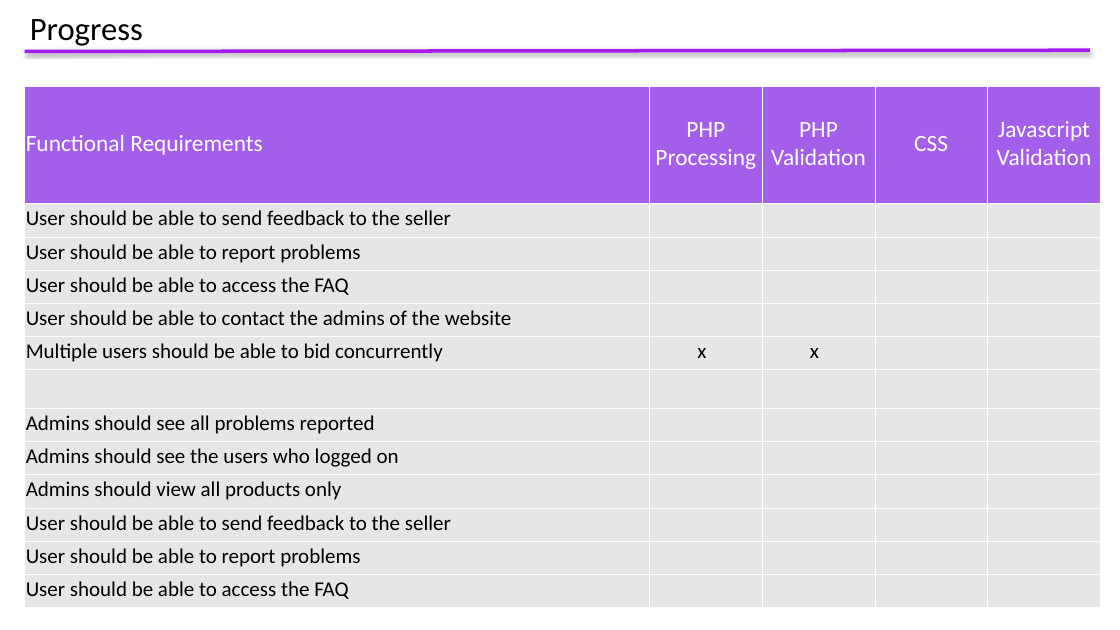
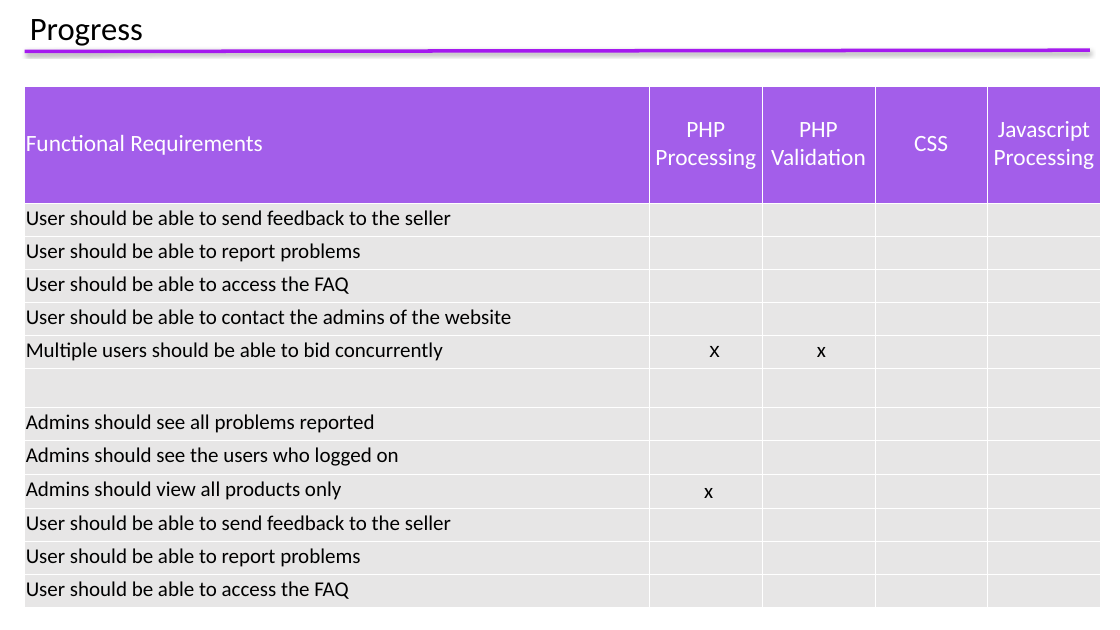
Before and after one commit to reeshal/Web-Assignment, a slide deck: slide 4 of AuctionHouse .pptx. Drawn at 1120x630 pixels with LibreOffice and Linux fonts; fonts in the diff are those of the drawing. Boxes give left, top, right and bottom in pixels: in the first picture for what was removed or moved away, otherwise in the second. Text is boxed around its words. In the diff, an @@ line names an element or a change of style, - is before the commit and + after.

```diff
--- a/AuctionHouse .pptx
+++ b/AuctionHouse .pptx
@@ table at <box>24,87,1100,613</box> @@
-row 1, column 5: Javascript Validation
+row 1, column 5: Javascript Processing
-row 10, column 2: 
+row 10, column 2: x
@@ font Calibri to Arial in "x" @@
@@ alignment left to centre @@
```
Also in this commit, not shown: 2 other slides changed, 1 other file.
